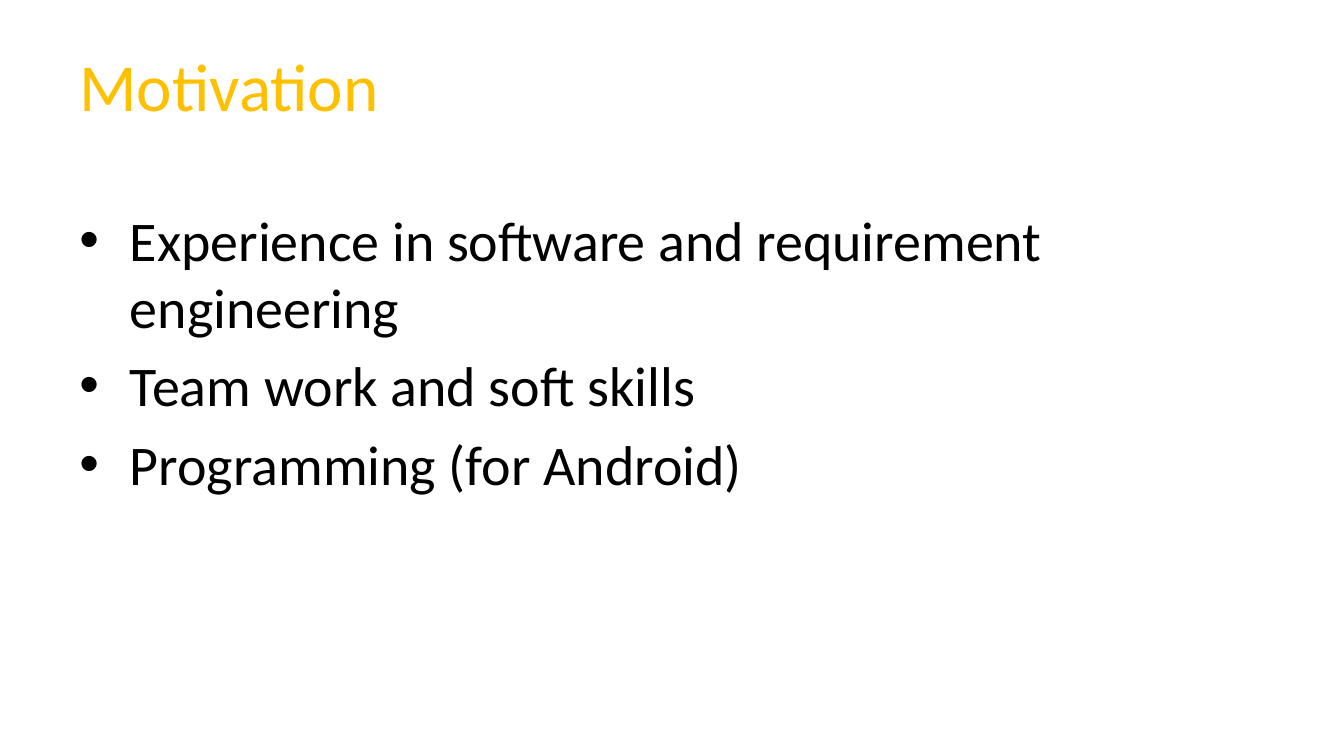
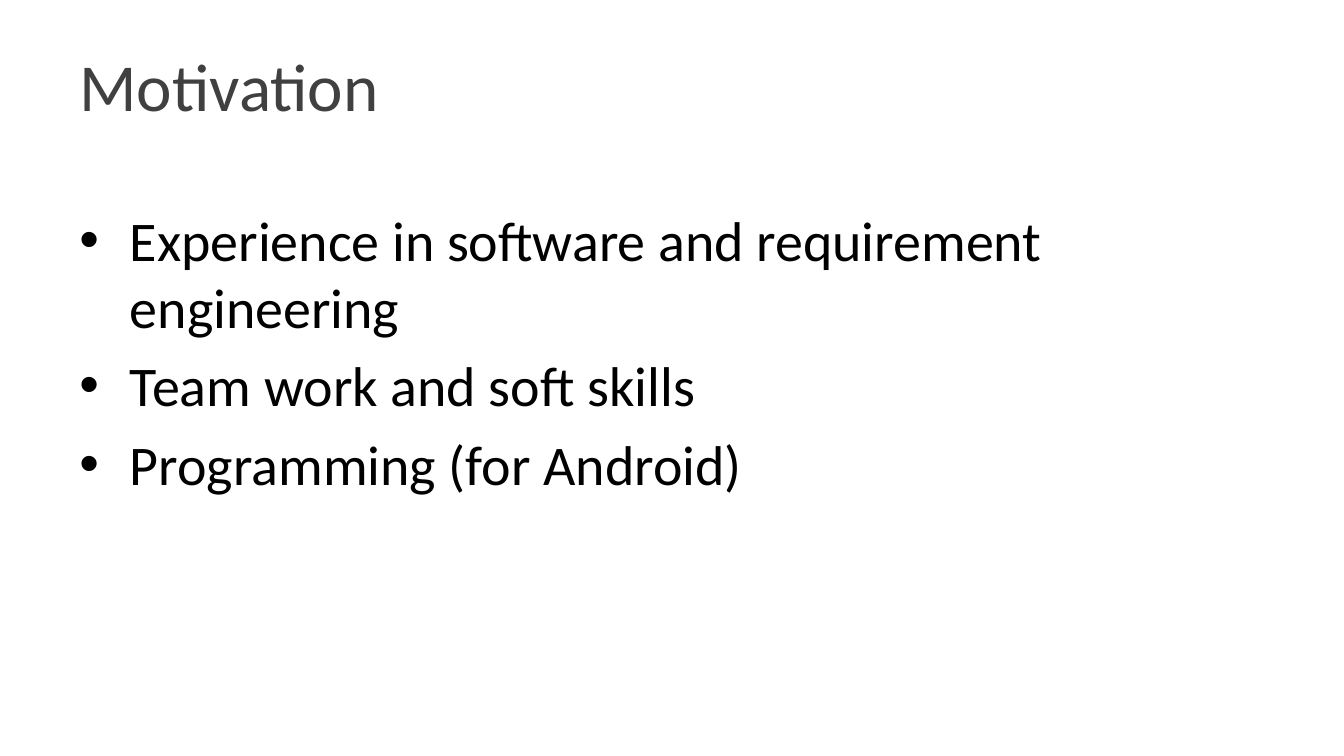
Before and after one commit to Dean161/Timebox, a slide deck: slide 3 of Publishments/03_Presentations/01_TeamPresentation_Alternative.pptx. Drawn at 1344x756 pixels with LibreOffice and Linux fonts; fonts in the diff are those of the drawing; background and template pictures are left out. Boxes give left, top, right and bottom in pixels: in the first picture for what was removed or moved away, otherwise in the second. Text is boxed around its words. In the diff, an @@ line names an element or a change of style, - is before the commit and + after.

Commit message:
presentation
Changed color of headings

```diff
--- a/Publishments/03_Presentations/01_TeamPresentation_Alternative.pptx
+++ b/Publishments/03_Presentations/01_TeamPresentation_Alternative.pptx
@@ title "Motivation" at bbox=[79, 64, 378, 112]: text colour #FFC000 to #404040 @@
```
Also in this commit, not shown: 7 other slides changed.
